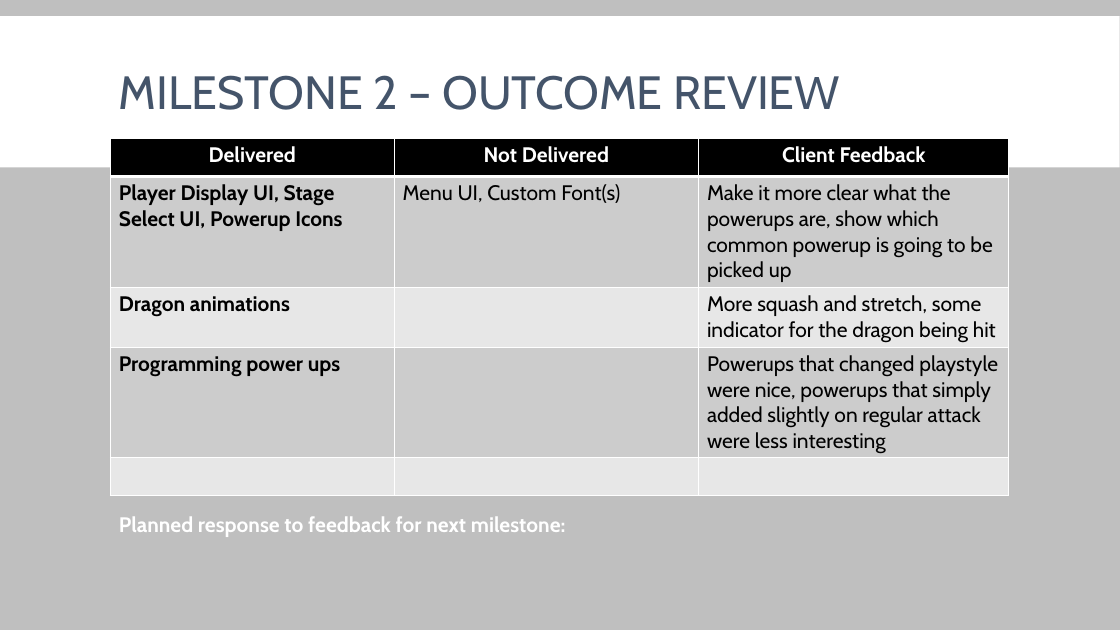
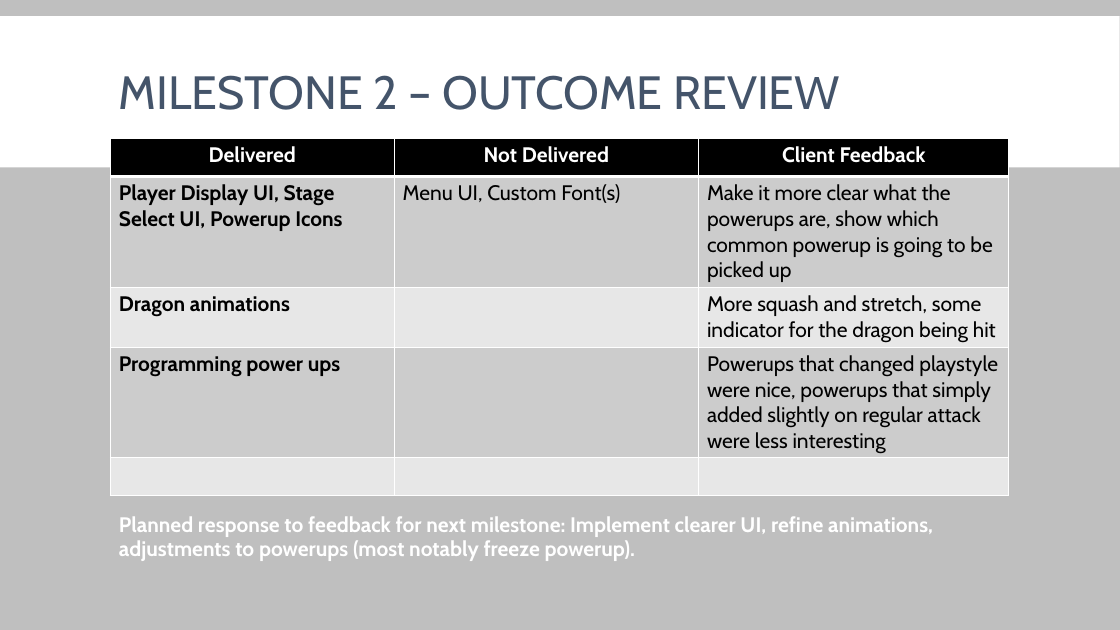
Before and after one commit to glittika-gerdmanee/1st-Year-Group-Major-Project, a slide deck: slide 14 of Documents/Weekly Production Logs/Fireball - Production Outcomes.pptx. Drawn at 1120x630 pixels with LibreOffice and Linux fonts; fonts in the diff are those of the drawing. Boxes give left, top, right and bottom in pixels: in the first picture for what was removed or moved away, otherwise in the second. Text is boxed around its words. In the diff, an @@ line names an element or a change of style, - is before the commit and + after.

```diff
--- a/Documents/Weekly Production Logs/Fireball - Production Outcomes.pptx
+++ b/Documents/Weekly Production Logs/Fireball - Production Outcomes.pptx
@@ text at (119,516,933,561): text changed @@
-Planned response to feedback for next milestone:
+Planned response to feedback for next milestone: Implement clearer UI, refine animations, adjustments to powerups (most notably freeze powerup).
```
Also in this commit, not shown: 1 other slide changed.
